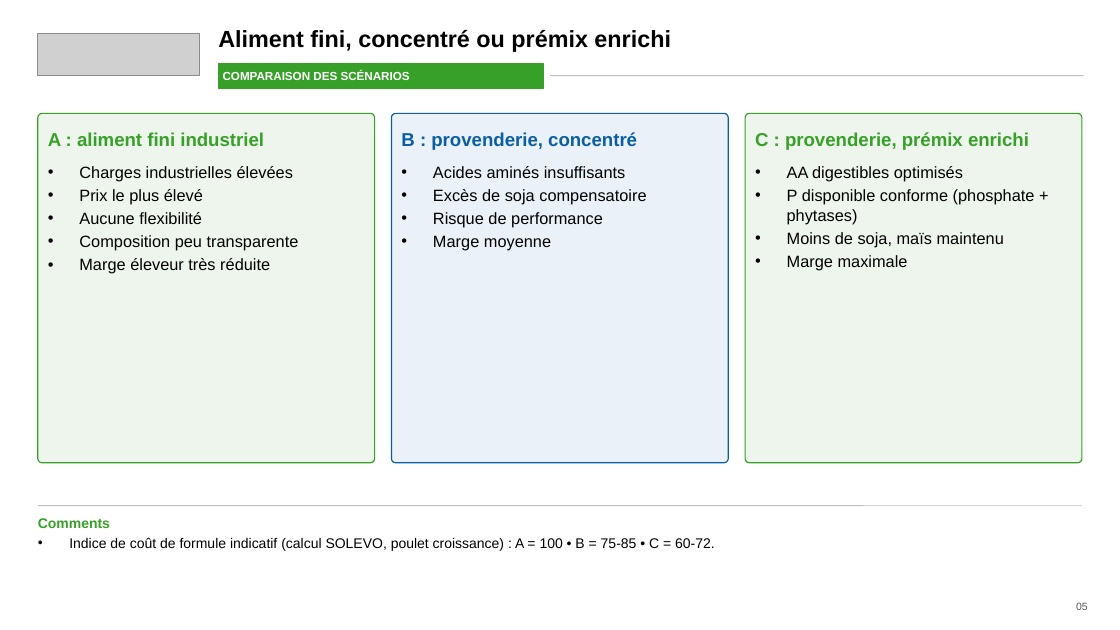
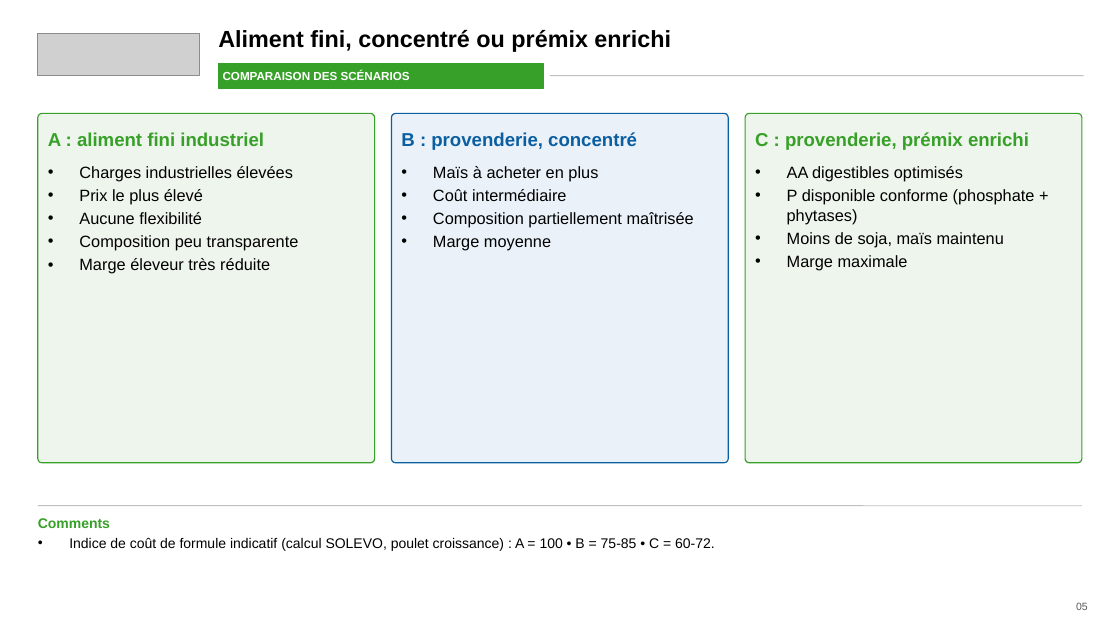
Before and after one commit to lehito1989/sisse-kaba-APP, a slide deck: slide 5 of static/SOLEVO_Offre_Filiere_Avicole_corrigee_2026-11-15.pptx. Drawn at 1120x630 pixels with LibreOffice and Linux fonts; fonts in the diff are those of the drawing; grey boxes stand for pictures. Boxes give left, top, right and bottom in pixels: in the first picture for what was removed or moved away, otherwise in the second. Text is boxed around its words. In the diff, an @@ line names an element or a change of style, - is before the commit and + after.

```diff
--- a/static/SOLEVO_Offre_Filiere_Avicole_corrigee_2026-11-15.pptx
+++ b/static/SOLEVO_Offre_Filiere_Avicole_corrigee_2026-11-15.pptx
@@ text at <box>433,166,694,228</box>: text changed @@
-• Acides aminés insuffisants
-• Excès de soja compensatoire
-• Risque de performance
+• Maïs à acheter en plus
+• Coût intermédiaire
+• Composition partiellement maîtrisée
```
Also in this commit, not shown: 3 other files.
